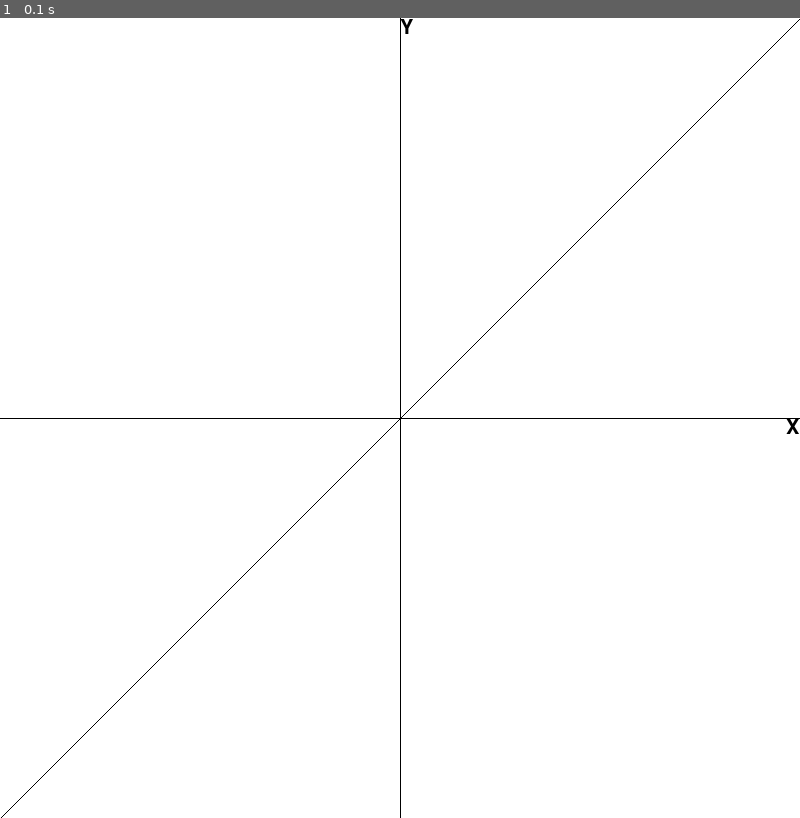
Above: before the commit, frame 1.
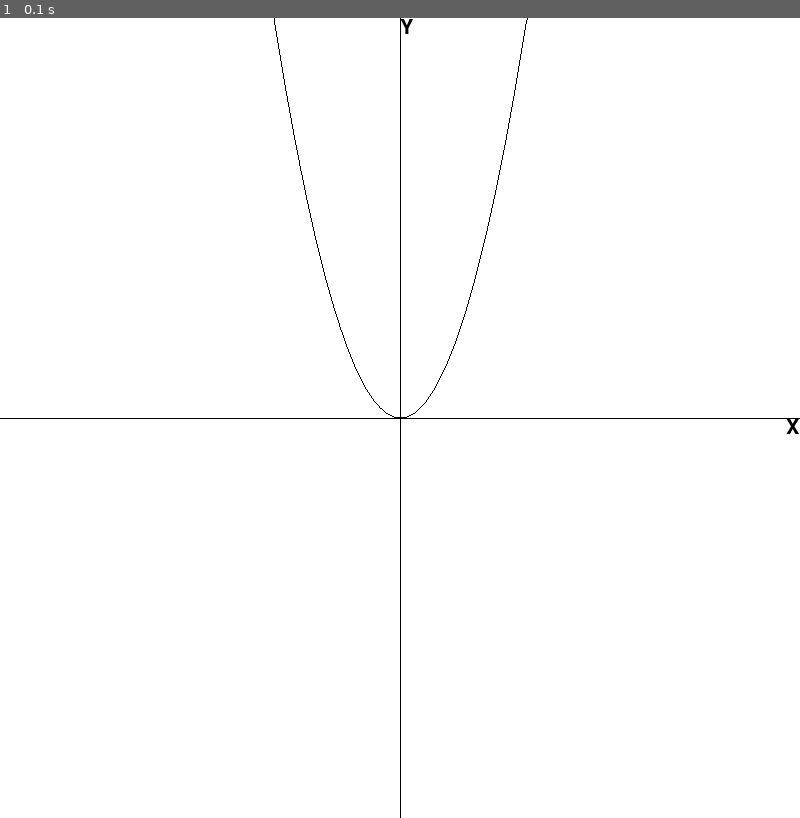
Above: after the commit, the same moment.

Repository: LogicMass621/python
Game: pygame game, started from graphing.py
Two runs of this game, one before a commit and one after it. Both use one fixed random seed, a clock stepped at 60 frames per second and the inputs below.
Inputs:
- Up to frame 1 (0.1 s): no input

The runs differ from the first frame. In frame 1, 0.3% of the frame differs, in the area x 0-100%, y 0-100%.

Commit message:
added graph width and height independent of the screen width and height

Diff:
--- a/graphing.py
+++ b/graphing.py
@@ -8,15 +8,26 @@
 screenWidth = 800
 screenHeight = 800
 
-Min = -screenWidth/2#float(input('What is the lower number in the domain:'))
-Max = screenWidth/2#float(input('What is the higher number in the domain:'))
-interval = 1#float(input('Enter the interval you want to sample:'))
-b = 0#input('Enter the constant in the function:')
-m = 1#input('Enter the coefficent of x:')
+graphWidth = 20
+graphHeight = 20
+
+sx= screenWidth / float(graphWidth)
+sy= screenHeight / float(graphHeight)
+
+Min = -graphWidth / 2
+Max = graphWidth / 2
+interval = 1 / sx
 
 def tran(x,y):
+
+    # scale
+    x=x*sx
+    y=y*sy
+
+    # transform to screen coordinates
     x = screenWidth/2 + x
     y = screenHeight/2 - y
+
     return x,y
 
 pygame.init()
@@ -27,43 +38,40 @@
 screen = pygame.display.set_mode((screenWidth, screenHeight))
 
 textX = font.render('X', True, black, white)
-textRectX = textX.get_rect()
 textY = font.render('Y', True, black, white)
-textRectY = textY.get_rect()
 
+textXWidth = textX.get_width() / sx
 
+def compute_y(x):
+    return x*x
 
 def render():
 
-    screenWidth = screen.get_width()
-    screenHeight = screen.get_height()
-
     # x label
-    screen.blit(textX, tran(screenHeight/2 - textRectX.width,0))
+    screen.blit(textX, tran(graphHeight/2 - textXWidth,0))
     # y label
-    screen.blit(textY, tran(0,screenWidth/2))
+    screen.blit(textY, tran(0,graphWidth/2))
 
     # x-axis
-    pygame.draw.line(screen,black, tran(-screenWidth/2,0), tran(screenWidth/2,0),1)
+    pygame.draw.line(screen,black, tran(-graphWidth/2,0), tran(graphWidth/2,0),1)
     # y-axis
-    pygame.draw.line(screen,black, tran(0,screenHeight/2),tran(0,-screenHeight/2),1)
+    pygame.draw.line(screen,black, tran(0,graphHeight/2),tran(0,-graphHeight/2),1)
 
     x = Min
-    y = m*x + b
+    y = compute_y(x)
     x2 = x
-    y2 =y
+    y2 = y
 
     while x < Max:
-        y = m*x + b
+        y = compute_y(x)
         pygame.draw.line(screen,black, tran(x2,y2) , tran(x,y) ,1)
         x2 = x
-        y2 =y
+        y2 = y
         x = x + interval
 
 running = True
 while running:
     event = pygame.event.wait();
-    #print(event)
     if event.type == pygame.QUIT:
         running = False
 
